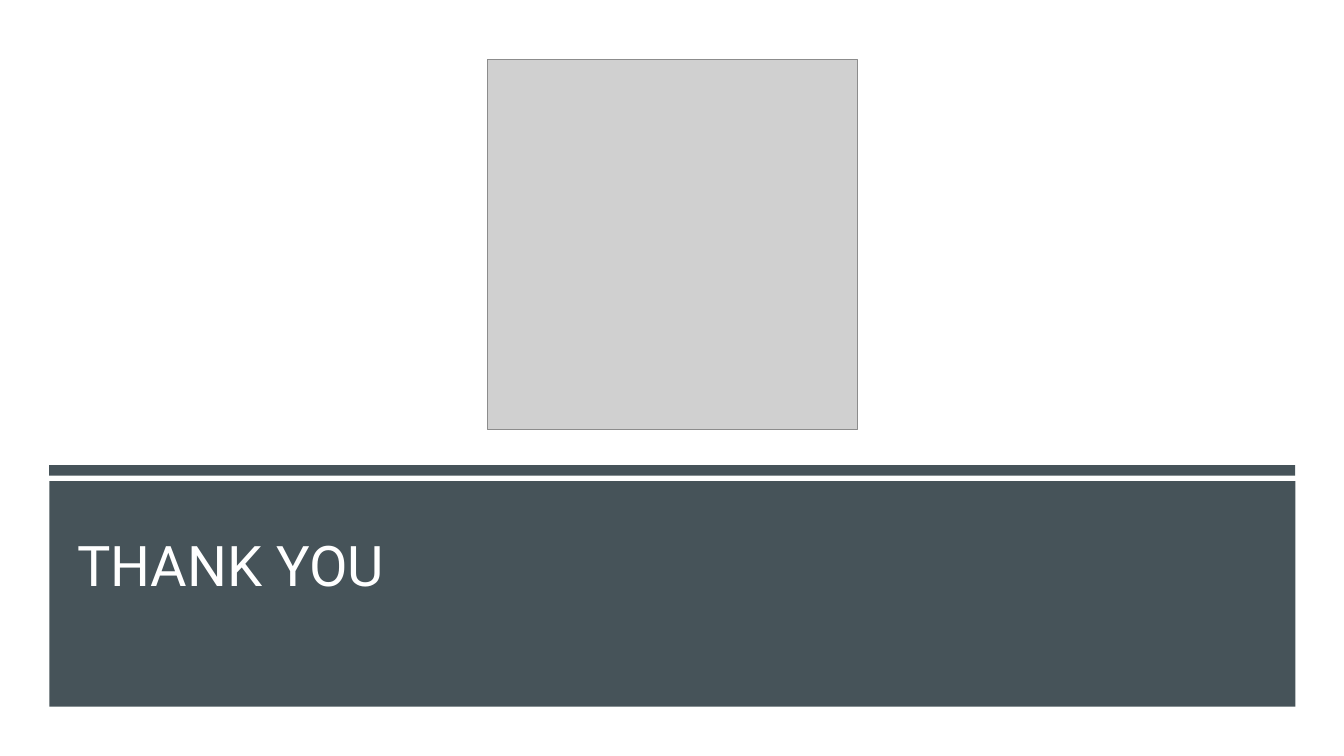
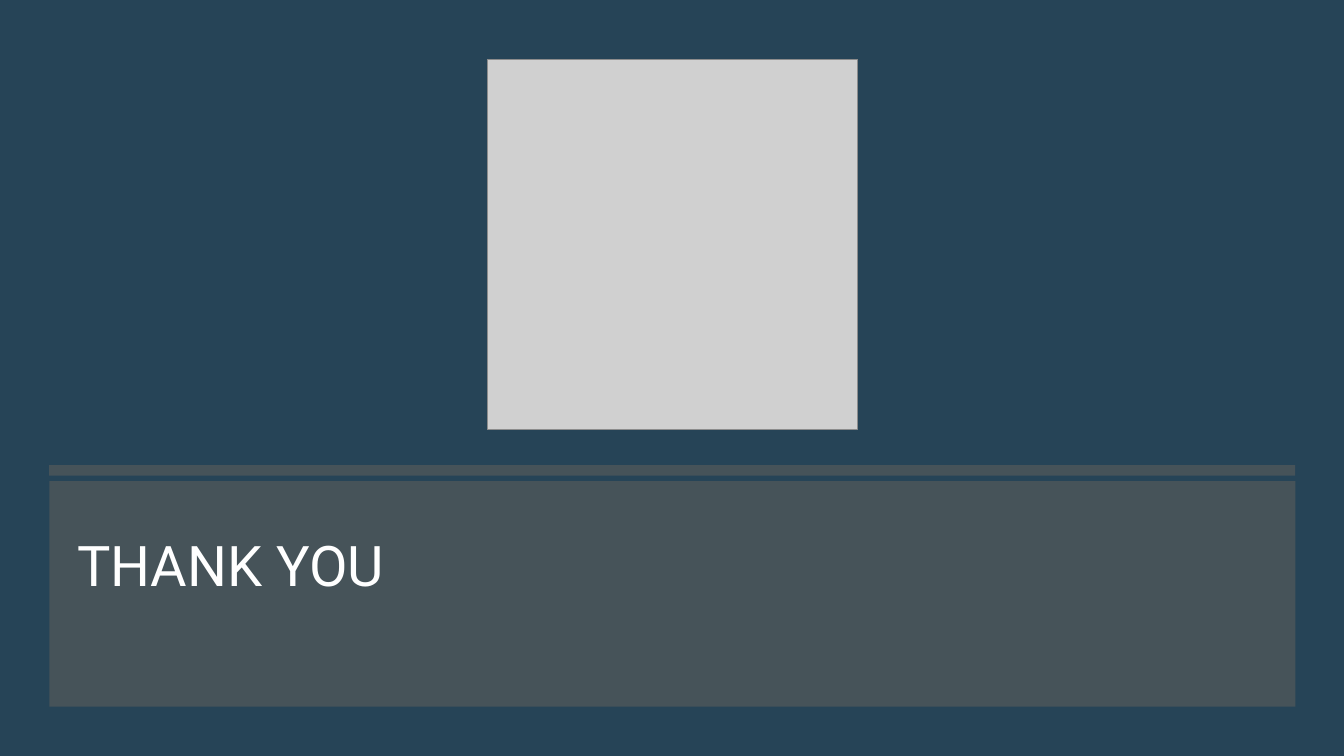
Before and after one commit to HSD-BDAT/BDAT1007_Social_Mining_02, a slide deck: slide 34 of BDAT 1007 Social Data Mining Techniques.pptx (slide 28 before the commit). Drawn at 1344x756 pixels with LibreOffice and Linux fonts; fonts in the diff are those of the drawing; grey boxes stand for pictures. Boxes give left, top, right and bottom in pixels: in the first picture for what was removed or moved away, otherwise in the second. Text is boxed around its words. In the diff, an @@ line names an element or a change of style, - is before the commit and + after.

```diff
--- a/BDAT 1007 Social Data Mining Techniques.pptx
+++ b/BDAT 1007 Social Data Mining Techniques.pptx
@@ background #FFFFFF to #264457 @@
@@ rectangle at <box>0,0,1344,756</box>: fill #FFFFFF to #264457 @@
```
Also in this commit, not shown: 10 other slides changed, 6 slides added, 5 other files.
